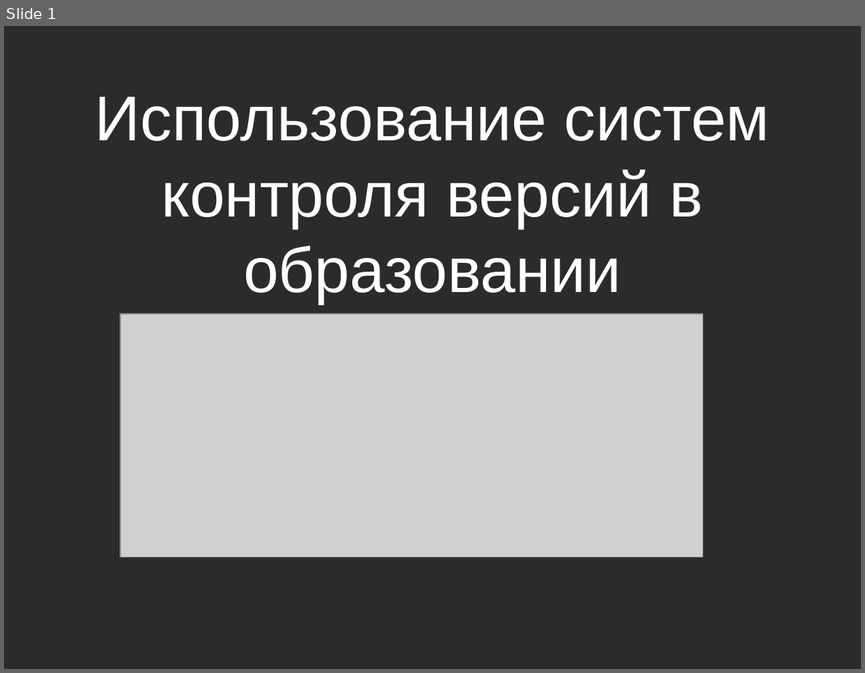
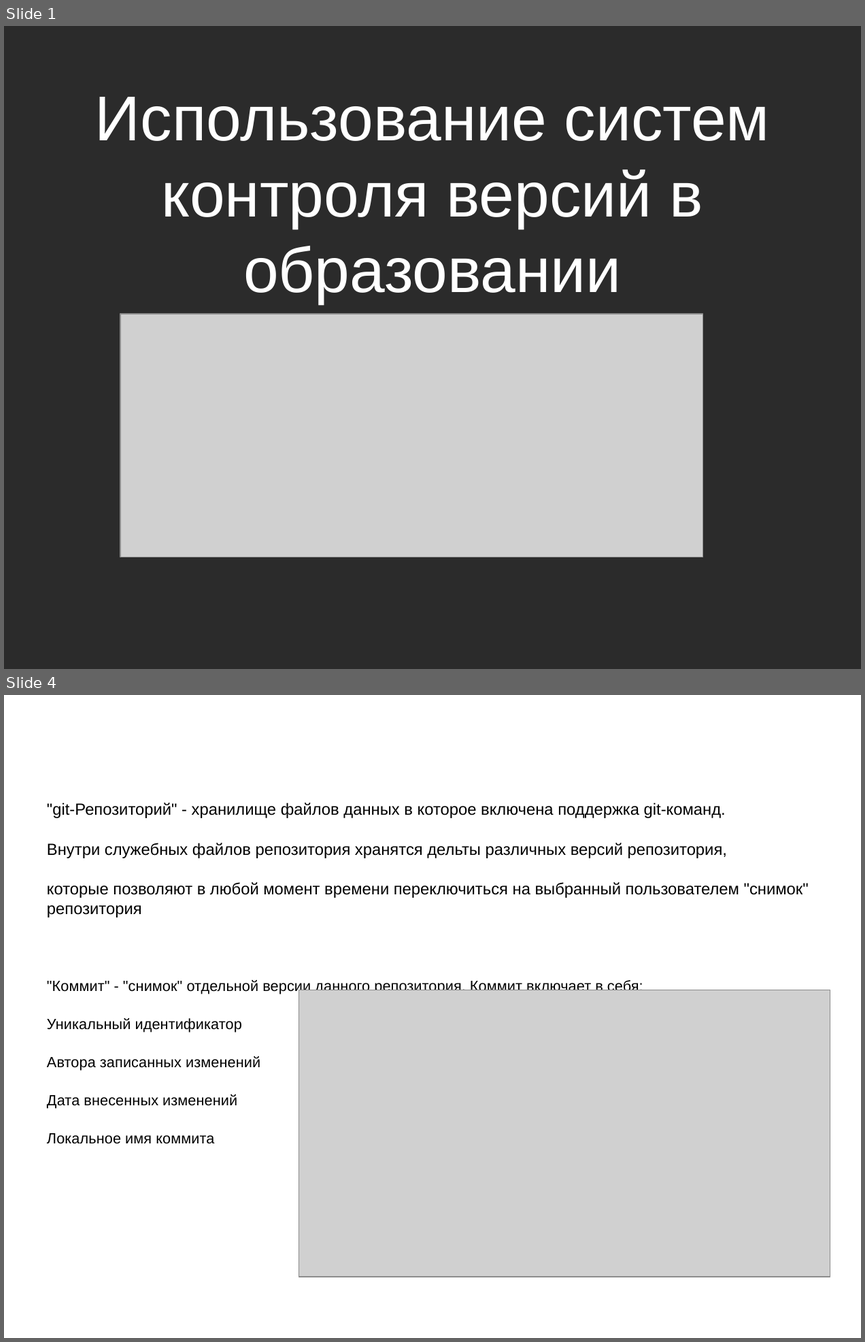
Before and after one commit to pohaha/github_for_my_university, a slide deck: Презентация/Презентация к докладу.odp. Shown one above the other, each under a label of ours: slide 1 before the commit, slides 1 and 4 after it; the slides between them are not shown. The pictures are 865x673 and 865x1342 pixels, drawn with LibreOffice and Linux fonts; fonts in the diff are those of the drawing; grey boxes stand for pictures; background and template pictures are left out; a plain dark background stands for a picture behind light text. Boxes give left, top, right and bottom in pixels: in the first picture for what was removed or moved away, otherwise in the second. Text is boxed around its words. In the diff, an @@ line names an element or a change of style, - is before the commit and + after.

```diff
--- a/Презентация/Презентация к докладу.odp
+++ b/Презентация/Презентация к докладу.odp
@@ slide 4 added at [4, 695, 861, 1338], background picture (left out) @@
@@ title added at [47, 695, 818, 824], 58.6 pt, text #FFFFFF @@
+Терминология
@@ text added at [47, 802, 808, 1108], 15 pt, text #000000 @@
+"git-Репозиторий" - хранилище файлов данных в которое включена поддержка git-команд.
+Внутри служебных файлов репозитория хранятся дельты различных версий репозитория,
+которые позволяют в любой момент времени переключиться на выбранный пользователем "снимок" репозитория
+"Коммит" - "снимок" отдельной версии данного репозитория. Коммит включает в себя:
+Уникальный идентификатор
+Автора записанных изменений
+Дата внесенных изменений
+Локальное имя коммита
@@ picture added at [299, 989, 830, 1276] @@
```
Also in this commit, not shown: 2 slides changed, 2 other files.
